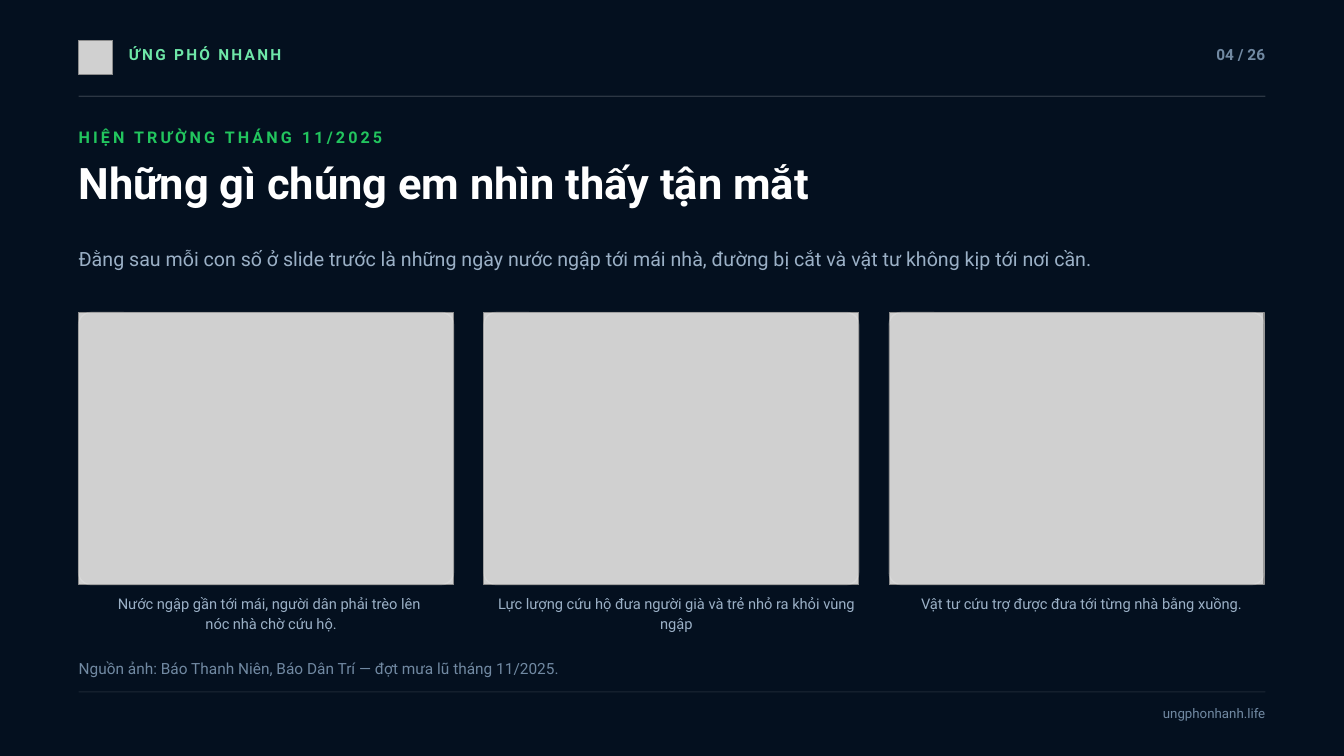
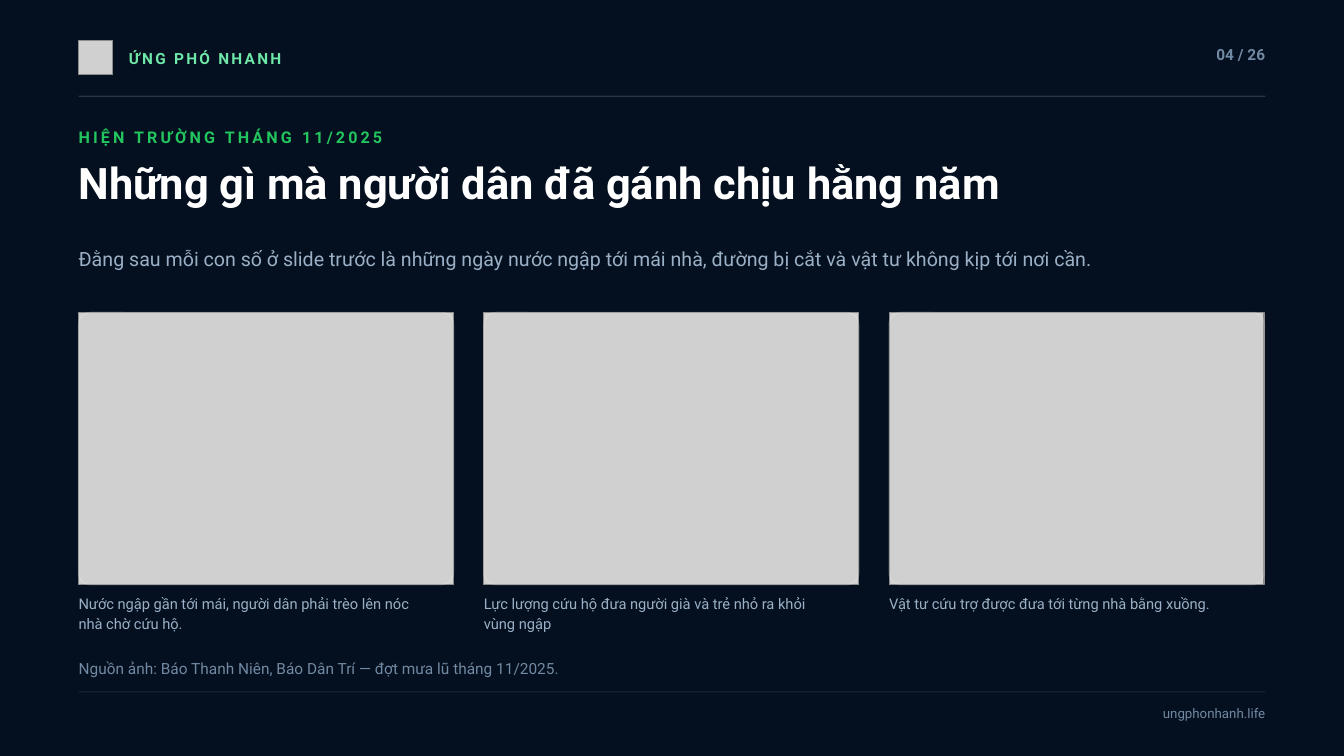
Before and after one commit to khoidev2001/safestock-x, a slide deck: slide 4 of slide-ung-pho-nhanh/Ung-Pho-Nhanh-Slide.pptx. Drawn at 1344x756 pixels with LibreOffice and Linux fonts; fonts in the diff are those of the drawing; grey boxes stand for pictures; background and template pictures are left out. Boxes give left, top, right and bottom in pixels: in the first picture for what was removed or moved away, otherwise in the second. Text is boxed around its words. In the diff, an @@ line names an element or a change of style, - is before the commit and + after.

```diff
--- a/slide-ung-pho-nhanh/Ung-Pho-Nhanh-Slide.pptx
+++ b/slide-ung-pho-nhanh/Ung-Pho-Nhanh-Slide.pptx
@@ text "ỨNG PHÓ NHANH": place and size @@
-text "ỨNG PHÓ NHANH" at [129,46,281,60]
+text "ỨNG PHÓ NHANH" at [129,50,281,64]
@@ text at [79,164,999,208]: text changed @@
-Những gì chúng em nhìn thấy tận mắt
+Những gì mà người dân đã gánh chịu hằng năm
@@ text at [79,597,409,632]: text changed @@
-Nước ngập gần tới mái, người dân phải trèo lên
-nóc nhà chờ cứu hộ.
+Nước ngập gần tới mái, người dân phải trèo lên nóc
+nhà chờ cứu hộ.
@@ text at [484,597,805,632]: text changed @@
-Lực lượng cứu hộ đưa người già và trẻ nhỏ ra khỏi vùng ngập
+Lực lượng cứu hộ đưa người già và trẻ nhỏ ra khỏi
+vùng ngập
@@ text "Vật tư cứu trợ được ..." at [889,597,1210,612]: alignment centre to left @@
```
Also in this commit, not shown: 24 other slides changed, 9 other files.
